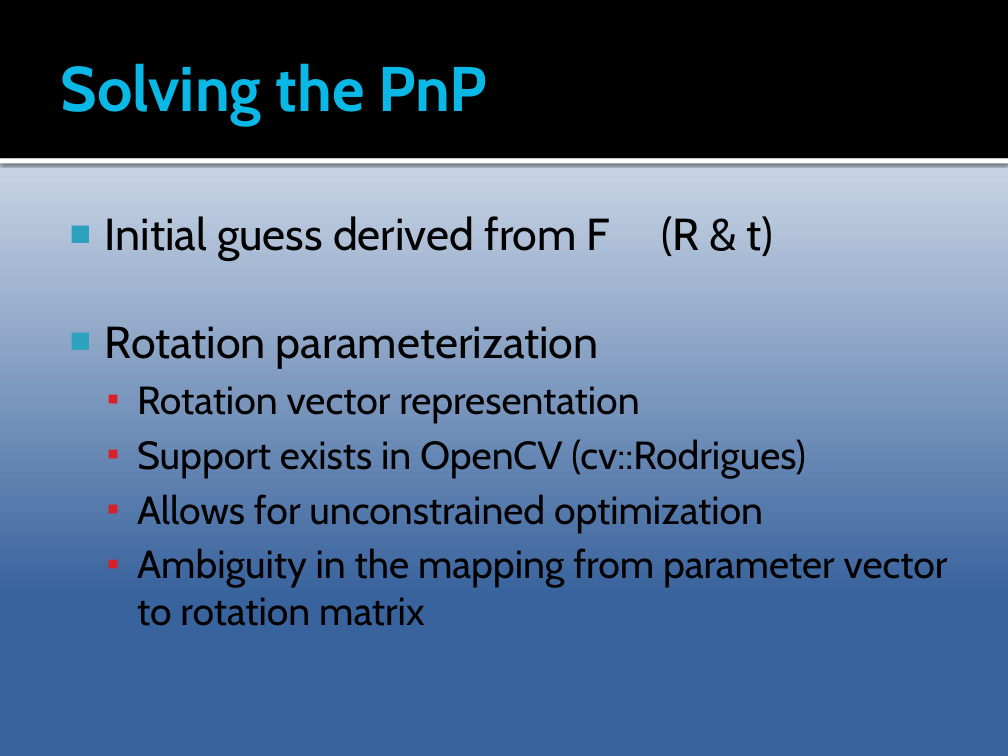
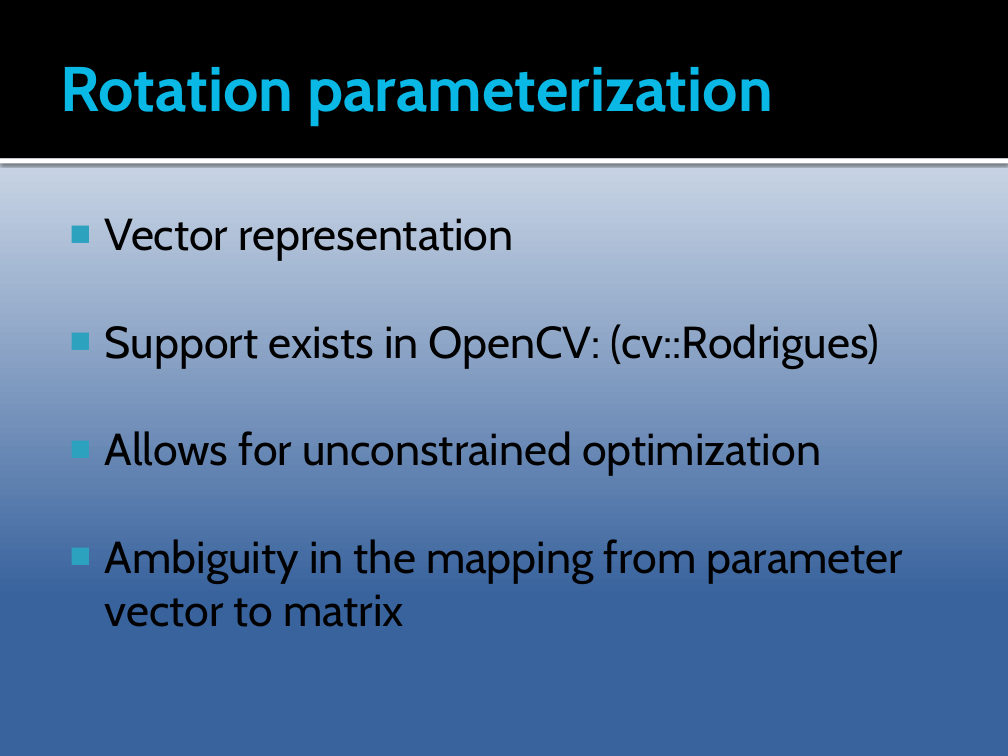
Before and after one commit to Epipolarna/Tracking, a slide deck: slide 12 of 3D Reconstruction/Documentation/TSBB15prez.pptx. Drawn at 1008x756 pixels with LibreOffice and Linux fonts; fonts in the diff are those of the drawing. Boxes give left, top, right and bottom in pixels: in the first picture for what was removed or moved away, otherwise in the second. Text is boxed around its words. In the diff, an @@ line names an element or a change of style, - is before the commit and + after.

```diff
--- a/3D Reconstruction/Documentation/TSBB15prez.pptx
+++ b/3D Reconstruction/Documentation/TSBB15prez.pptx
@@ title at <box>60,67,773,126</box>: text changed @@
-Solving the PnP
+Rotation parameterization
@@ text at <box>105,218,879,368</box>: text changed; size 28 to 32 pt @@
-■ Initial guess derived from F (R & t)
-■ Rotation parameterization
-  ▪ Rotation vector representation
-  ▪ Support exists in OpenCV (cv::Rodrigues)
+■ Vector representation
+■ Support exists in OpenCV: (cv::Rodrigues)
@@ text at <box>105,431,821,475</box>: size 28 to 32 pt in "Allows for unconstrained optimization"; bullet ▪ to ■; list level 2 to 1 in "Allows for unconstrained optimization"; bullet colour #DA1F28 to #2DA2BF @@
@@ text at <box>105,539,903,627</box>: text changed; size 28 to 32 pt @@
-  ▪ Ambiguity in the mapping from parameter vector to rotation matrix
+■ Ambiguity in the mapping from parameter vector to matrix
```
Also in this commit, not shown: 2 other slides changed, 1 slide added.
